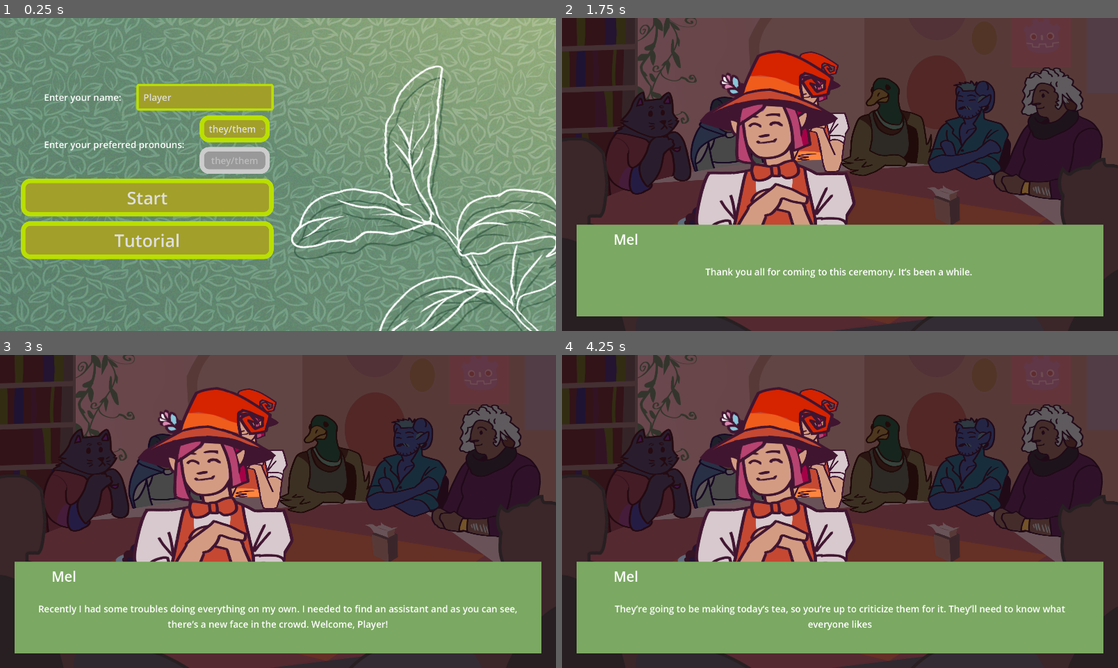
Above: before the commit, frames 1-4 (two rows, left to right).
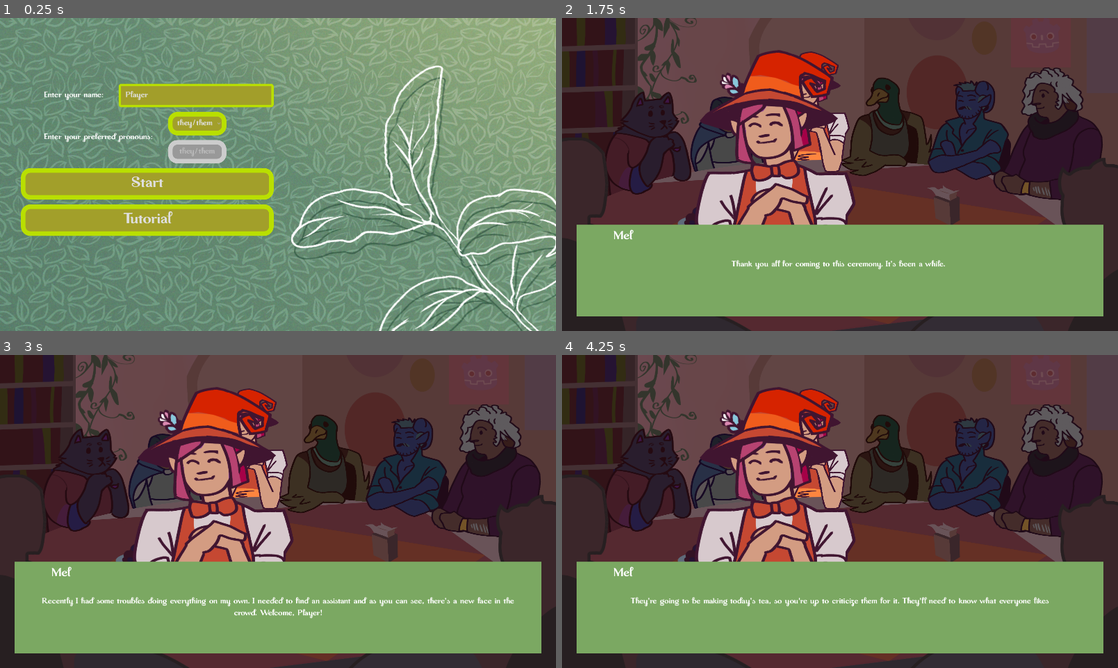
Above: after the commit, the same moments.

Repository: milana-94888u/tea-party
Game: Godot game, scene res://src/scenes/ui/main_menu.tscn
Two runs of this game, one before a commit and one after it. Both use one fixed random seed, a clock stepped at 60 frames per second and the inputs below.
Inputs (mouse positions are in pixels of both pictures, inside the frame that each line leads up to):
- Up to frame 1 (0.25 s): no input
- Up to frame 2 (1.75 s): click "Start" at 0.5 s; move the mouse to (962, 158) at 1.27 s
- Up to frame 3 (3 s): tap Enter at 2 s; move the mouse to (166, 527) at 2.02 s; click (278, 511) at 2.75 s
- Up to frame 4 (4.25 s): tap Space at 3.5 s; move the mouse to (895, 442) at 3.52 s

The runs differ from the first frame. In frame 1, 14% of the frame differs, in the area x 3-50%, y 20-78%; in frame 2, 0.9%; in frame 3, 2.2%; in frame 4, 1.7%.

Commit message:
change font

Diff:
--- a/project.godot
+++ b/project.godot
@@ -29,6 +29,7 @@
 [gui]
 
 theme/custom="res://resources/main_theme.tres"
+theme/custom_font="res://assets/Dreamwood PERSONAL USE ONLY.ttf"
 
 [rendering]
 
Binary file added: assets/Dreamwood PERSONAL USE ONLY.ttf
Not shown, added: assets/Dreamwood PERSONAL USE ONLY.ttf.import
